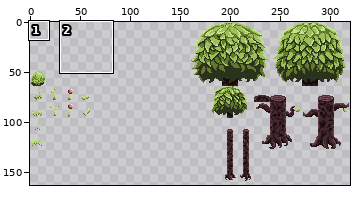
File history of a pixel-art file, Artwork/TileSets/TileMaps/Flora.ase. Above, an overview of the earlier version with the close-up marked.
Close-up. Before the edit:
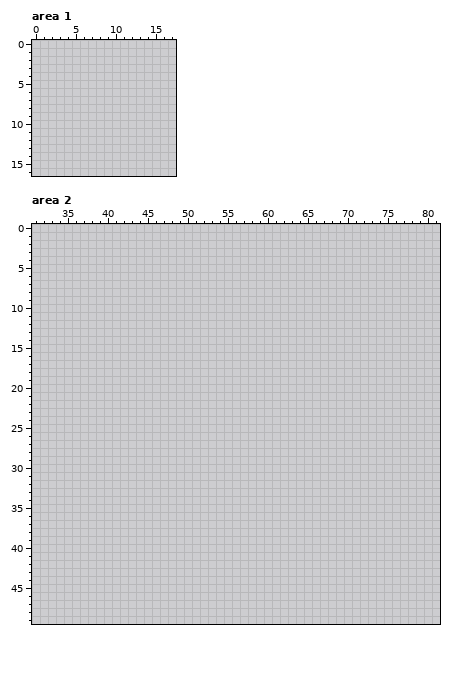
320x320 pixels, 1 frame. Shown: area 1: x 0..17, y 0..16; area 2: x 31..81, y 0..49. The wide view leaves out empty margins. The commit also changed other parts of the picture, which this record leaves out.
New version:
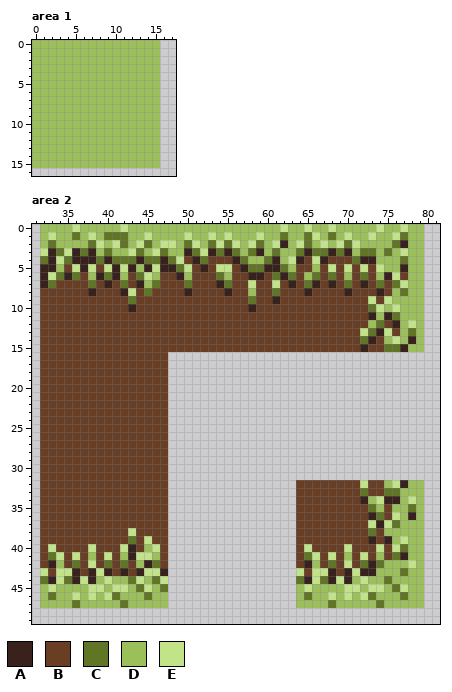
Palette (. is transparent): A #39221c  B #6a3e22  C #607624  D #9bbf59  E #c2e387
Edits made:
Changed rows in their new state; - is an unchanged pixel.
Area 1:
first column x 0:
 0 DDDDDDDDDDDDDDDD
 1 DDDDDDDDDDDDDDDD
 2 DDDDDDDDDDDDDDDD
 3 DDDDDDDDDDDDDDDD
 4 DDDDDDDDDDDDDDDD
 5 DDDDDDDDDDDDDDDD
 6 DDDDDDDDDDDDDDDD
 7 DDDDDDDDDDDDDDDD
 8 DDDDDDDDDDDDDDDD
 9 DDDDDDDDDDDDDDDD
10 DDDDDDDDDDDDDDDD
11 DDDDDDDDDDDDDDDD
12 DDDDDDDDDDDDDDDD
13 DDDDDDDDDDDDDDDD
14 DDDDDDDDDDDDDDDD
15 DDDDDDDDDDDDDDDD
Area 2:
first column x 32:
 0 DDDDEDDDDDEDDDDDDDDDDDDDDDDDDDEDDEDDEDDDDDEDDEDD
 1 DEDDCDEDCCCDDEDDDDEDDEDEDDDEDDCDDCEDCDEDDEDDECDD
 2 DCDDDDCEDECDECDEEDCEDCECEDECDEADECDEDECEDDDDCADD
 3 EACEACADCDDECDECDDACEACACDCADCDDCACCACADCCDCDEDD
 4 CAECAAACACCCACCACEBACBBBACDDCADEABEABBBCAADDDCDD
 5 AADBEAEBEAEADAEAACEBABEEBACCAACDBBDBEBEBEBEDDADD
 6 AECACBDACADBCEDBBADBBBCDBBAABCACBDCBCBDBCBDAEBDD
 7 ACBBBBCBABCBADCBBBCBBBACBBEBBEBABCABABCBABCBCEDD
 8 BBBBBBABBBAEBCBBBBABBBBABBDBBCBBBABBBBABBBABDCDD
 9 BBBBBBBBBBBCBBBBBBBBBBBBBBCBBABBBBBBBBBBBEBEDDDD
10 BBBBBBBBBBBABBBBBBBBBBBBBBABBBBBBBBBBBBBBCEDEDDD
11 BBBBBBBBBBBBBBBBBBBBBBBBBBBBBBBBBBBBBBBBBADACDDD
12 BBBBBBBBBBBBBBBBBBBBBBBBBBBBBBBBBBBBBBBBBDCBADED
13 BBBBBBBBBBBBBBBBBBBBBBBBBBBBBBBBBBBBBBBBECAEBDCD
14 BBBBBBBBBBBBBBBBBBBBBBBBBBBBBBBBBBBBBBBBCABDEDAD
15 BBBBBBBBBBBBBBBBBBBBBBBBBBBBBBBBBBBBBBBBABBCCADD
16 BBBBBBBBBBBBBBBB--------------------------------
17 BBBBBBBBBBBBBBBB--------------------------------
18 BBBBBBBBBBBBBBBB--------------------------------
19 BBBBBBBBBBBBBBBB--------------------------------
20 BBBBBBBBBBBBBBBB--------------------------------
21 BBBBBBBBBBBBBBBB--------------------------------
22 BBBBBBBBBBBBBBBB--------------------------------
23 BBBBBBBBBBBBBBBB--------------------------------
24 BBBBBBBBBBBBBBBB--------------------------------
25 BBBBBBBBBBBBBBBB--------------------------------
26 BBBBBBBBBBBBBBBB--------------------------------
27 BBBBBBBBBBBBBBBB--------------------------------
28 BBBBBBBBBBBBBBBB--------------------------------
29 BBBBBBBBBBBBBBBB--------------------------------
30 BBBBBBBBBBBBBBBB--------------------------------
31 BBBBBBBBBBBBBBBB--------------------------------
32 BBBBBBBBBBBBBBBB----------------BBBBBBBBEBBDEADD
33 BBBBBBBBBBBBBBBB----------------BBBBBBBBCBBCCDDD
34 BBBBBBBBBBBBBBBB----------------BBBBBBBBADEAADED
35 BBBBBBBBBBBBBBBB----------------BBBBBBBBBCDBDDCD
36 BBBBBBBBBBBBBBBB----------------BBBBBBBBBACBEDAD
37 BBBBBBBBBBBBBBBB----------------BBBBBBBBBEAECDDD
38 BBBBBBBBBBBEBBBB----------------BBBBBBBBBCBDDDDD
39 BBBBBBBBBBBCBEBB----------------BBBBBBBBBABADEDD
40 BEBBBBEBBBEABDEB----------------BEBBBBEBBBEBECDD
41 BCEBEBDBEBDAEEDB----------------BCEBEBDBEBDBCADD
42 BADBCBEBCBCBDACB----------------BADBCBEBCACDDDED
43 EBEEABAEABABAEEA----------------EBEEABAEAADDDCDD
44 CAECAEADEDDCEDCE----------------CAECAEADEDDCDDDD
45 DEDDDDEEDEEDCEDC----------------DEDDDDEEDEEDCEDD
46 DCDDEDEDECDDDCDD----------------DCDDEDEDECDDDCDD
47 DDDDCDDDDDCDDDDD----------------DDDDCDDDDDCDDDDD
Pixel boxes of the changes (left, top, right, bottom) in both close-ups:
added: (32, 40, 160, 168)
added: (40, 224, 424, 608)
